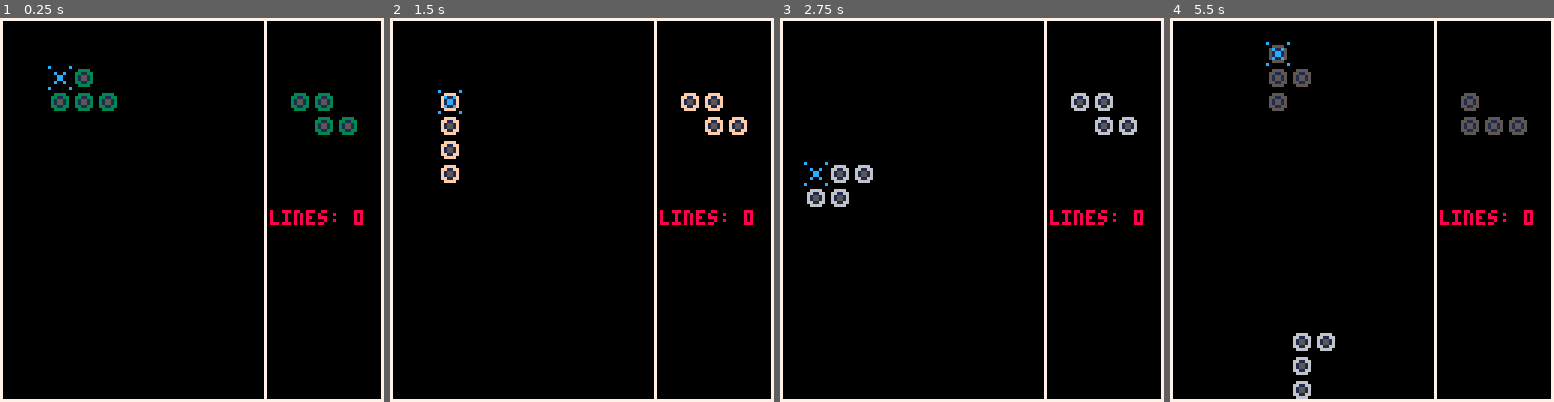
Above: before the commit, frames 1-4 (left to right).
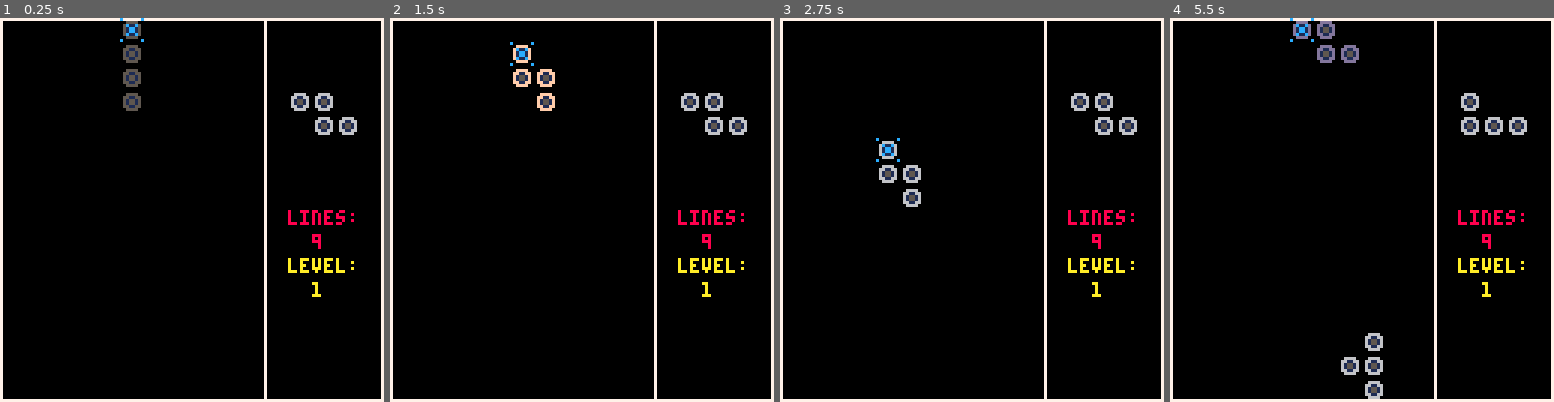
Above: after the commit, the same moments.

Repository: eduszesz/letris
Game: PICO-8 cartridge letris.p8
Two runs of this game, one before a commit and one after it. Both use one fixed random seed, a clock stepped at 60 frames per second and the inputs below.
Inputs:
- Up to frame 1 (0.25 s): no input
- Up to frame 2 (1.5 s): tap O (Z key) at 0.33, 0.7, 1.43 s; tap X (X key) at 1.07 s
- Up to frame 3 (2.75 s): hold Left 1.97-2.37 s; tap X (X key) at 2.07, 2.4, 2.73 s; tap O (Z key) at 2.22 s; hold Down from 2.42 s (still down)
- Up to frame 4 (5.5 s): release Down at 2.82 s; hold Right 2.87-3.53 s; tap X (X key) every 0.33 s from 3.07 to 5.4 s; tap O (Z key) at 3.1, 3.98, 4.87 s; hold Up 3.58-4.08 s; hold Right 4.13-4.53 s; hold Down 4.58-5.08 s; hold Left from 5.13 s (still down)

The runs differ from the first frame. In frame 1, 3.0% of the frame differs, in the area x 12-95%, y 0-73%; in frame 2, 3.0%; in frame 3, 2.5%; in frame 4, 4.5%, in the area x 25-95%, y 0-100%.

Commit message:
delete completed lines

Diff:
--- a/letris.p8
+++ b/letris.p8
@@ -7,9 +7,9 @@
 function _init()
 	t=0
 	rt=30
-	px=16
-	py=16
-	cpi=1
+	px=40
+	py=0
+	cpi=flr(rnd(15)+1)
 	p1={{1,1},{1,1}}
 	p2={{1,1,1,1}}
 	p3={{1},{1},{1},{1}}
@@ -27,15 +27,15 @@
 	p15={{0,1},{1,1},{0,1}}
 	cp={p1,p2,p3,p4,p5,p6,p7,p8,
 		p9,p10,p11,p12,p13,p14,p15}
-	co=flr(rnd(15)+1)
-	p=cp[flr(rnd(15)+1)]
+	cot={3,4,5,6,7,8,9,10,11,12,13,14,15,15,15}
+	--co=flr(rnd(15)+1)
+	co=cot[cpi]
+	p=cp[cpi]
 	np=cp[flr(rnd(15)+1)]
-	lines=0
-	-------------------------
-	-- arrays for direction up, down, left, right
-	a_dirx={-1,1,0,0,1,1-1,-1}
-	a_diry={0,0,-1,1,-1,1,1-1}
-	----------------------------
+	lines=9
+	pline=9
+	level=1
+	explosions={}
 	grid = {}
 	for i=1,11 do
 		grid[i]={}
@@ -53,7 +53,7 @@
 	end
 
 	if btn(3) then
-		rt=4
+		rt=3
 	else
 		rt=30
 	end
@@ -75,29 +75,42 @@
 		p=cp[cpi]
 	end
 
-	if btnp(4) then
+	if btnp(4) or btnp(2) then
 		p=transpose()
 		p=m_multi(p)
 		if (px+le())>88 then
 			px-=px+le()-88
 		end
+		if px<0 then
+			px=0
+		end
+		if (py+he())>128 then
+			py-=py+he()-128
+		end
 	end
 
 	check_lines()
+	fix()
+	set_explosions()
+	check_level()
 
 end
 
 function _draw()
 	cls()
 	pal(14,co)
-	draw_p(p,px,py)
-	draw_p(np,96,24)
+	draw_p(p,px,py,1)
+	draw_p(np,96,24,2)
 	rect(0,0,127,127,7)
 	rect(0,0,88,127,7)
 	spr(3,px,py)
-	print("lines: "..lines,90,64,8)
-	fix()
+	print("lines:",96,64,8)
+	print(pline,104,72,8)
+	print("level:",96,80,10)
+	print(level,104,88,10)
+	draw_grid()
 	map()
+	draw_explosions()
 
 	--debug
 	--print_p(p,32,32)
@@ -106,13 +119,13 @@
 	--print("l="..(px+le()),100,110,8)
 end
 
-function draw_p(_p,_x,_y)
+function draw_p(_p,_x,_y,_sp)
 	local p=_p
-	local px,py=_x,_y
+	local px,py,sp=_x,_y,_sp
 	for i=1,#p do
 		for j=1,#p[i] do
 			if p[i][j]==1 then
-				spr(1,px+(j-1)*8,py+(i-1)*8)
+				spr(sp,px+(j-1)*8,py+(i-1)*8)
 			end
 		end
 	end
@@ -160,7 +173,7 @@
 	local p,x,y=_p,_x,_y
 	for i=1,#p do
 		for j=1,#p[i] do
-				print(p[i][j],x+(i-1)*8,y+(j-1)*8)
+				print(p[i][j],x+(i-1)*8,y+(j-1)*8,7)
 		end
 	end
 end
@@ -181,17 +194,20 @@
 
 function fix()
 	local x,y=px/8,py/8
-	if (he()+py)>120 or check_y() then
+	if (he()+py)>121 or check_y() then
 		for i=1,#p do
 			for j=1,#p[i] do
 				if p[i][j]==1 then
-					mset(x+(j-1),y+(i-1),2)
-				end
-			end
-		end
-		px,py=40,8
+					local ix,iy=x+j,y+i
+					grid[ix][iy]=1
+				end
+			end
+		end
+		px,py=40,0
 		p=np
-		np=cp[flr(rnd(15)+1)]
+		cpi=flr(rnd(15)+1)
+		np=cp[cpi]
+		co=cot[cpi]
 	end
 end
 
@@ -200,11 +216,9 @@
 	for i=1,#p do
 		for j=1,#p[i] do
 			if p[i][j]==1 then
-				for k=1,4 do
-					local dx,dy=a_dirx[k],a_diry[k]
-					if mget(x+(j-1),y+(i-1)+dy)==2 then
-						return true
-					end
+				local dy=1
+				if mget(x+(j-1),y+(i-1)+dy)==2 then
+					return true
 				end
 			end
 		end
@@ -228,20 +242,67 @@
 
 function check_lines()
 
-	for y=0,16 do
+	for y=1,16 do
 		local s=0
-		for x=0,10 do
-			if mget(x,y)==2 then
+		for x=1,11 do
+			if grid[x][y]==1 then
 				s+=1
 			end
 			if s==11 then
 				s=0
 				lines+=1
-				for k=0,10 do
-					mset(k,y,0)
-				end
-			end
-		end
+				pline+=1
+				explode(0,y)
+				for l=1,11 do
+					for m=16,1,-1 do
+						grid[l][m]=grid[l][m-1]
+					end
+				end
+				for n=1,11 do
+					grid[n][1]=0
+				end
+			end
+		end
+	end
+end
+
+function draw_grid()
+	for i=1,11 do
+		for j=1,16 do
+			if grid[i][j]==1 then
+				mset(i-1,j-1,2)
+			else
+				mset(i-1,j-1,0)
+			end
+		end
+	end
+end
+
+function explode(_x,_y)
+	local x,y=_x*8,_y*8
+	local e={x=x,y=y,t=0}
+	add(explosions,e)
+end
+
+function set_explosions()
+	for e in all(explosions) do
+		e.t+=1
+		if e.t>8 then
+			del(explosions,e)
+		end
+	end
+end
+
+function draw_explosions()
+	for e in all(explosions)do
+		rectfill(e.x,e.y+4+e.t,88,e.y-8-e.t,e.t)
+	end
+end
+
+function check_level()
+	if lines>=10 then
+			level+=1
+			lines=0
 	end
 end
 __gfx__
